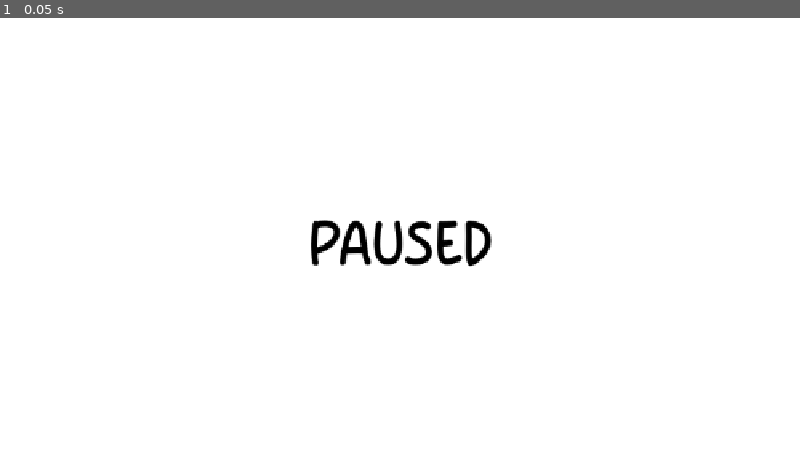
Above: before the commit, frame 1.
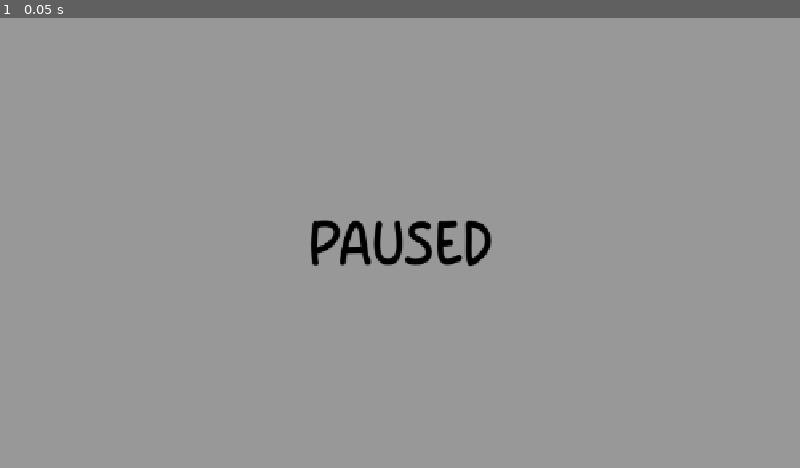
Above: after the commit, the same moment.

Repository: OzuYatamutsu/notebook-tower-defense
Game: Godot game, scene res://components/PauseScreen.tscn
Two runs of this game, one before a commit and one after it. Both use one fixed random seed, a clock stepped at 60 frames per second and the inputs below. This scene is started directly instead of the project's main scene.
Inputs:
- Up to frame 1 (0.05 s): no input

The runs differ from the first frame. In frame 1, 99% of the frame differs, in the area x 0-100%, y 0-100%.

Commit message:
Add pause/resume functionality

Diff:
--- a/components/PauseScreen.tscn
+++ b/components/PauseScreen.tscn
@@ -3,6 +3,9 @@
 [ext_resource type="Theme" uid="uid://c8vctxp5w606s" path="res://components/MapSelectTheme.tres" id="1_6mbqs"]
 
 [node name="PauseScreen" type="Control"]
+process_mode = 3
+z_index = -100
+z_as_relative = false
 layout_mode = 3
 anchors_preset = 15
 anchor_right = 1.0
@@ -17,7 +20,7 @@
 anchor_bottom = 1.0
 grow_horizontal = 2
 grow_vertical = 2
-color = Color(1, 1, 1, 0.941176)
+color = Color(0.57, 0.57, 0.57, 0.941176)
 
 [node name="Label" type="Label" parent="."]
 layout_mode = 1
--- a/components/game_state.gd
+++ b/components/game_state.gd
@@ -38,7 +38,12 @@
 
 var GAME_OVER_OVERLAY = load("res://levels/GameOver.tscn")
 var WIN_OVERLAY = load("res://levels/Win.tscn")
+var PAUSE_SCREEN: Control = preload("res://components/PauseScreen.tscn").instantiate()
 var AVG_FRAME_TIME: float
+var SHOULDNT_PAUSE: bool = false
+
+func _init() -> void:
+    process_mode = Node.PROCESS_MODE_ALWAYS
 
 func _on_level_load() -> void:
     # Call this as a last step after the level is loaded
@@ -70,6 +75,8 @@
     assert(get_tree().get_first_node_in_group(GameState.PROJECTILES_GROUP), "Missing a projectiles node!")
     assert(CURRENT_LEVEL != null)
 
+    GameState.SHOULDNT_PAUSE = false
+
 func add_money(value: int) -> void:
     PLAYER_MONEY_REMAINING += value
     MONEY_METER.set_value(PLAYER_MONEY_REMAINING)
@@ -79,6 +86,25 @@
     if PLAYER_MONEY_REMAINING <= 0:
         PLAYER_MONEY_REMAINING = 0
     MONEY_METER.set_value(PLAYER_MONEY_REMAINING)
+
+func _input(event) -> void:
+    if event.is_action_pressed("ui_pause_resume"):
+        if SHOULDNT_PAUSE:
+            return
+        elif !get_tree().paused:
+            pause_game()
+        else:
+            resume_game()
+
+func resume_game() -> void:
+    PAUSE_SCREEN.visible = false
+    remove_child(PAUSE_SCREEN)
+    get_tree().paused = false
+
+func pause_game() -> void:
+    PAUSE_SCREEN.visible = true
+    add_child(PAUSE_SCREEN)
+    get_tree().paused = true
 
 func restart_game() -> void:
     IS_GAME_OVER = false
--- a/levels/game_over.gd
+++ b/levels/game_over.gd
@@ -12,6 +12,7 @@
 @onready var digit7 = $VBoxContainer/Score/digit7
 
 func _ready() -> void:
+    GameState.SHOULDNT_PAUSE = true
     set_score(GameState.SCORE)
 
 func set_score(value: int):
--- a/levels/map_select.gd
+++ b/levels/map_select.gd
@@ -25,6 +25,8 @@
             _on_button_pressed.bind(_button.name)
         )
         _button.disabled = false
+
+    GameState.SHOULDNT_PAUSE = true
 
 func load_level_preview(path_to_level: String) -> void:
     CurrentSelectedLevel = path_to_level
--- a/levels/win.gd
+++ b/levels/win.gd
@@ -12,6 +12,7 @@
 @onready var digit7 = $VBoxContainer/Score/digit7
 
 func _ready() -> void:
+    GameState.SHOULDNT_PAUSE = true
     set_score(GameState.SCORE)
 
 func set_score(value: int):
--- a/project.godot
+++ b/project.godot
@@ -38,6 +38,189 @@
 mob_members=""
 tower_upgrade_panel=""
 
+[input]
+
+ui_accept={
+"deadzone": 0.5,
+"events": []
+}
+ui_select={
+"deadzone": 0.5,
+"events": []
+}
+ui_cancel={
+"deadzone": 0.5,
+"events": []
+}
+ui_focus_next={
+"deadzone": 0.5,
+"events": []
+}
+ui_focus_prev={
+"deadzone": 0.5,
+"events": []
+}
+ui_left={
+"deadzone": 0.5,
+"events": []
+}
+ui_right={
+"deadzone": 0.5,
+"events": []
+}
+ui_up={
+"deadzone": 0.5,
+"events": []
+}
+ui_down={
+"deadzone": 0.5,
+"events": []
+}
+ui_page_up={
+"deadzone": 0.5,
+"events": []
+}
+ui_page_down={
+"deadzone": 0.5,
+"events": []
+}
+ui_home={
+"deadzone": 0.5,
+"events": []
+}
+ui_end={
+"deadzone": 0.5,
+"events": []
+}
+ui_cut={
+"deadzone": 0.5,
+"events": []
+}
+ui_copy={
+"deadzone": 0.5,
+"events": []
+}
+ui_paste={
+"deadzone": 0.5,
+"events": []
+}
+ui_undo={
+"deadzone": 0.5,
+"events": []
+}
+ui_redo={
+"deadzone": 0.5,
+"events": []
+}
+ui_text_completion_query={
+"deadzone": 0.5,
+"events": []
+}
+ui_text_completion_accept={
+"deadzone": 0.5,
+"events": []
+}
+ui_text_completion_replace={
+"deadzone": 0.5,
+"events": []
+}
+ui_text_newline={
+"deadzone": 0.5,
+"events": []
+}
+ui_text_newline_blank={
+"deadzone": 0.5,
+"events": []
+}
+ui_text_newline_above={
+"deadzone": 0.5,
+"events": []
+}
+ui_text_indent={
+"deadzone": 0.5,
+"events": []
+}
+ui_text_dedent={
+"deadzone": 0.5,
+"events": []
+}
+ui_text_backspace={
+"deadzone": 0.5,
+"events": []
+}
+ui_text_backspace_word={
+"deadzone": 0.5,
+"events": []
+}
+ui_text_backspace_word.macos={
+"deadzone": 0.5,
+"events": []
+}
+ui_text_backspace_all_to_left.macos={
+"deadzone": 0.5,
+"events": []
+}
+ui_text_delete={
+"deadzone": 0.5,
+"events": []
+}
+ui_text_delete_word={
+"deadzone": 0.5,
+"events": []
+}
+ui_text_delete_word.macos={
+"deadzone": 0.5,
+"events": []
+}
+ui_text_delete_all_to_right.macos={
+"deadzone": 0.5,
+"events": []
+}
+ui_text_caret_left={
+"deadzone": 0.5,
+"events": []
+}
+ui_text_caret_word_left={
+"deadzone": 0.5,
+"events": []
+}
+ui_text_caret_line_start.macos={
+"deadzone": 0.5,
+"events": [Object(InputEventKey,"resource_local_to_scene":false,"resource_name":"","device":0,"window_id":0,"alt_pressed":false,"shift_pressed":false,"ctrl_pressed":true,"meta_pressed":false,"pressed":false,"keycode":65,"physical_keycode":0,"key_label":0,"unicode":65,"location":0,"echo":false,"script":null)
+, Object(InputEventKey,"resource_local_to_scene":false,"resource_name":"","device":0,"window_id":0,"command_or_control_autoremap":true,"alt_pressed":false,"shift_pressed":false,"pressed":false,"keycode":4194319,"physical_keycode":0,"key_label":0,"unicode":0,"location":0,"echo":false,"script":null)
+]
+}
+ui_text_caret_line_end.macos={
+"deadzone": 0.5,
+"events": []
+}
+ui_text_caret_page_up={
+"deadzone": 0.5,
+"events": []
+}
+ui_text_caret_page_down={
+"deadzone": 0.5,
+"events": []
+}
+ui_text_caret_document_start={
+"deadzone": 0.5,
+"events": []
+}
+ui_text_caret_document_start.macos={
+"deadzone": 0.5,
+"events": []
+}
+ui_text_caret_document_end={
+"deadzone": 0.5,
+"events": [Object(InputEventKey,"resource_local_to_scene":false,"resource_name":"","device":0,"window_id":0,"command_or_control_autoremap":true,"alt_pressed":false,"shift_pressed":false,"pressed":false,"keycode":4194322,"physical_keycode":0,"key_label":0,"unicode":0,"location":0,"echo":false,"script":null)
+]
+}
+ui_pause_resume={
+"deadzone": 0.2,
+"events": [Object(InputEventKey,"resource_local_to_scene":false,"resource_name":"","device":0,"window_id":0,"alt_pressed":false,"shift_pressed":false,"ctrl_pressed":false,"meta_pressed":false,"pressed":false,"keycode":0,"physical_keycode":4194305,"key_label":0,"unicode":0,"location":0,"echo":false,"script":null)
+]
+}
+
 [layer_names]
 
 2d_physics/layer_1="towers"
